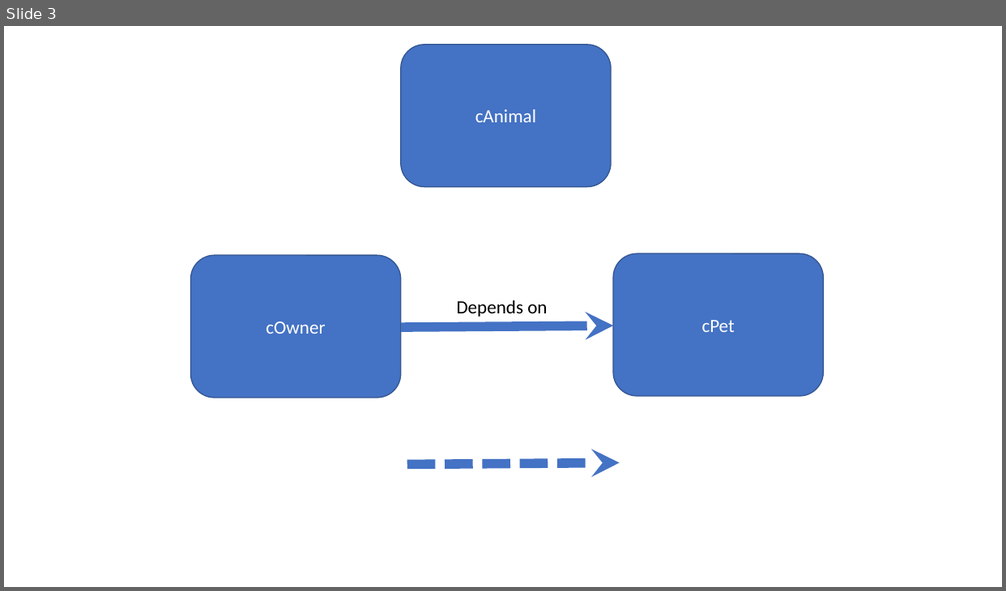
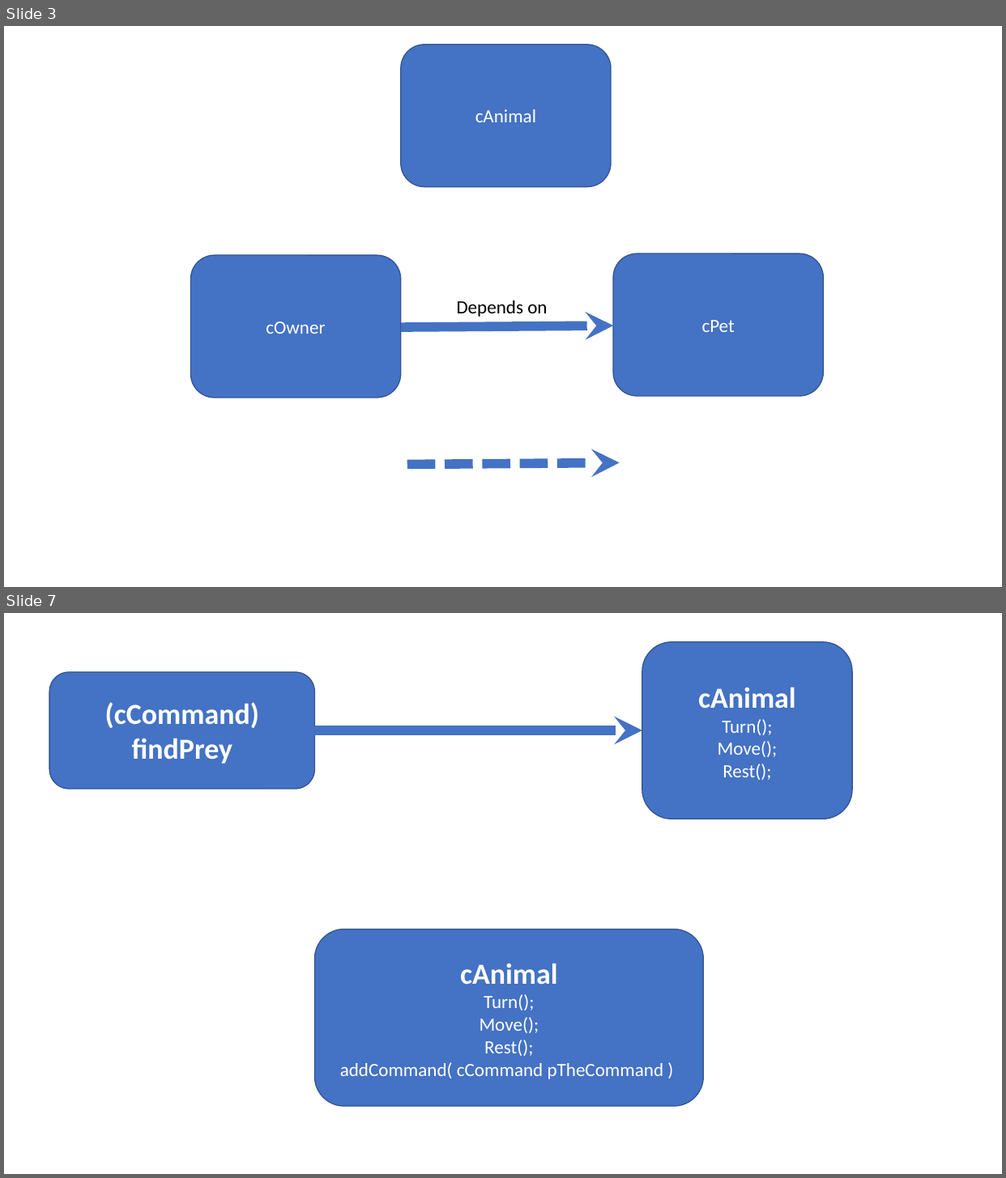
Before and after one commit to FeeneyCodes/GDP202223, a slide deck: INFO6044/D2D/W_04_to_08_Patterns_1/Abstract_Factory, Manager, Mediator, Command.pptx. Shown one above the other, each under a label of ours: slide 3 before the commit, slides 3 and 7 after it; the slides between them are not shown. The pictures are 1006x591 and 1006x1178 pixels, drawn with LibreOffice and Linux fonts; fonts in the diff are those of the drawing. Boxes give left, top, right and bottom in pixels: in the first picture for what was removed or moved away, otherwise in the second. Text is boxed around its words. In the diff, an @@ line names an element or a change of style, - is before the commit and + after.

Commit message:
Starting code for the command, command groups, and command schedler

```diff
--- a/INFO6044/D2D/W_04_to_08_Patterns_1/Abstract_Factory, Manager, Mediator, Command.pptx
+++ b/INFO6044/D2D/W_04_to_08_Patterns_1/Abstract_Factory, Manager, Mediator, Command.pptx
@@ slide 7 added at [4,613,1002,1174], background #FFFFFF @@
@@ rounded rectangle added at [642,642,853,820], fill #4472C4, outline #325491 1 pt, 18 pt, text #FFFFFF @@
+cAnimal
+Turn();
+Move();
+Rest();
@@ rounded rectangle added at [49,672,315,789], fill #4472C4, outline #325491 1 pt, 28 pt, text #FFFFFF, bold @@
+(cCommand)
+findPrey
@@ arrow added from (315, 730) to (642, 730), #4472C4 9 pt @@
@@ rounded rectangle added at [315,930,703,1107], fill #4472C4, outline #325491 1 pt, 18 pt, text #FFFFFF @@
+cAnimal
+Turn();
+Move();
+Rest();
+addCommand( cCommand pTheCommand )
```
Also in this commit, not shown: 3 other slides added, 13 other files.
